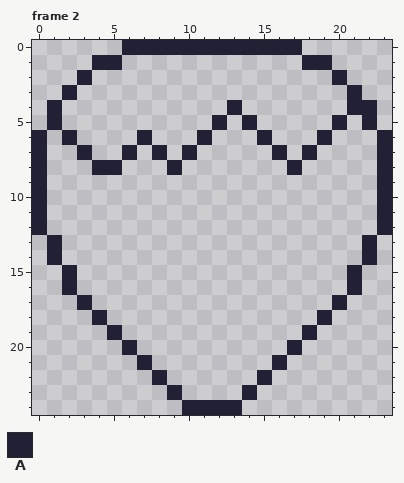
Pixel-art file -- sprites/aseprite/ui_strawberry.aseprite. The picture above is the old version.
24x25 pixels, 2 frames. Shown: frame 2.
Palette (. is transparent): A #222034
Now the later version:
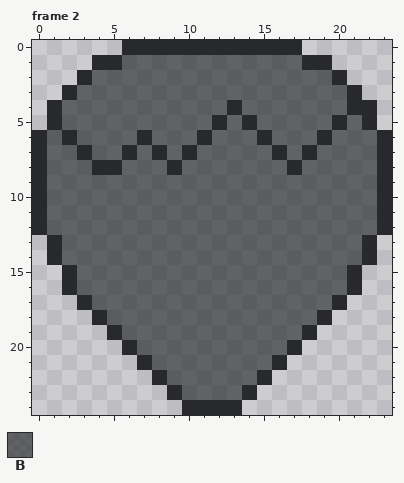
Colours new in this view: B #27292da7
From old to new:
Colour A changes from #222034 to #27292d.
Frame 2, layer "Layer 1":
Colour B now appears in row 1 at x 6 to 17; in row 2 at x 4 to 19; in row 3 at x 3 to 20; in row 4 at x 2 to 12 and 14 to 20; in row 5 at x 2 to 11, 13, 15 to 19 and 21; in row 6 at x 1, 3 to 6, 8 to 10, 12 to 14, 16 to 18 and 20 to 22.
Colour B now appears in row 7 at x 1 to 2, 4 to 5, 7, 9, 11 to 15, 17 and 19 to 22; in row 8 at x 1 to 3, 6 to 8, 10 to 16 and 18 to 22; in rows 9 to 12 at x 1 to 22; in rows 13 to 14 at x 2 to 21; in rows 15 to 16 at x 3 to 20; in row 17 at x 4 to 19.
Colour B now appears in row 18 at x 5 to 18; in row 19 at x 6 to 17; in row 20 at x 7 to 16; in row 21 at x 8 to 15; in row 22 at x 9 to 14; in row 23 at x 10 to 13.
Changed places in both pictures, as pixel boxes (x1, y1, x2, y2):
changed: (32, 40, 392, 415)
